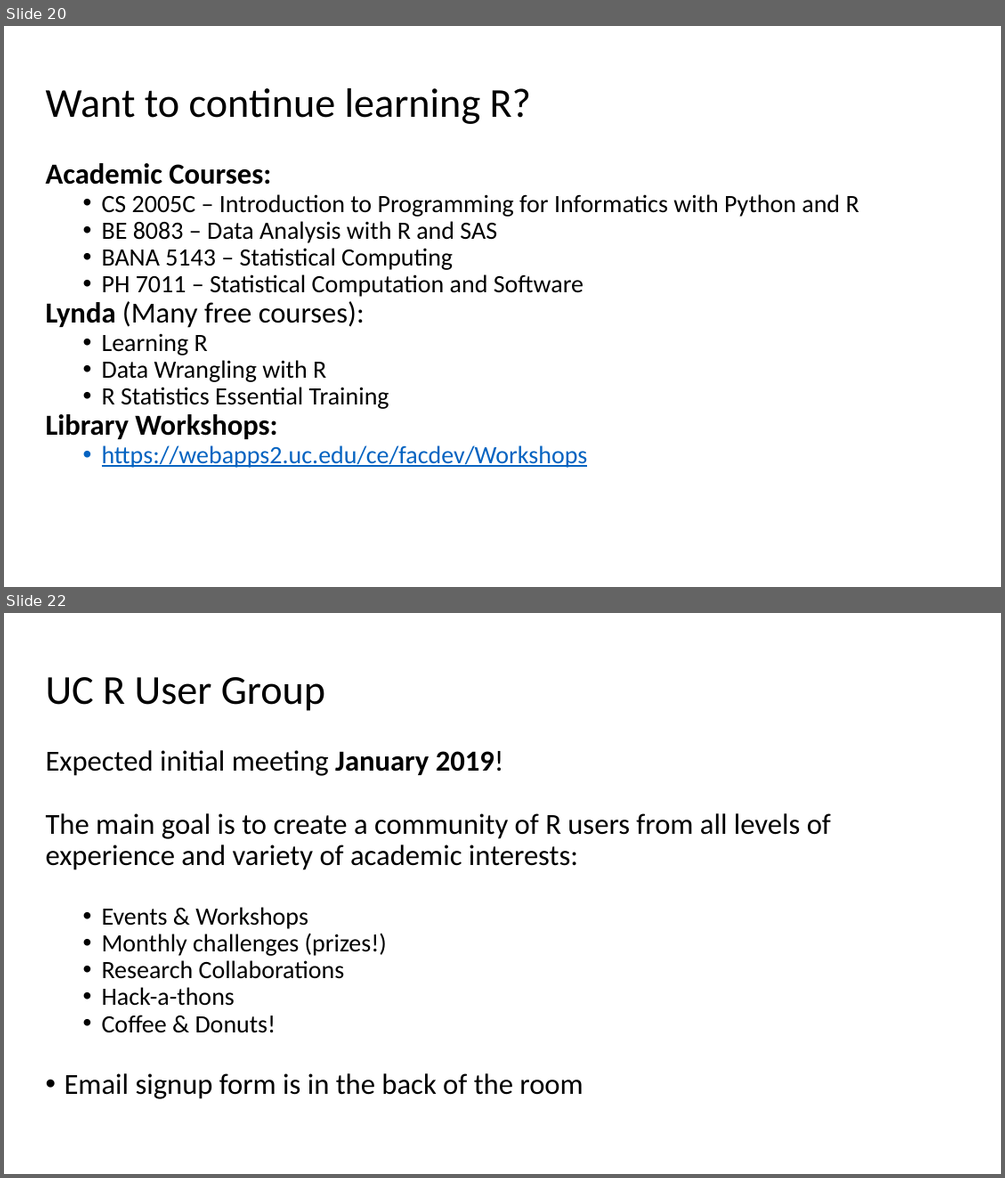
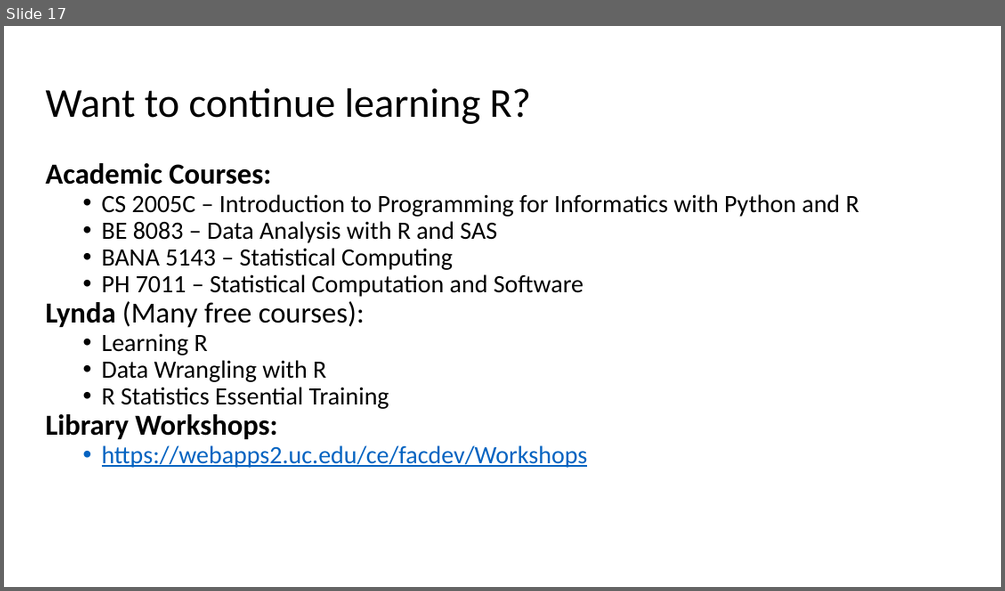
Before and after one commit to RAJohansen/UCL_Workshops, a slide deck: Intro_to_R/Introduction_to_R/Introduction to R.pptx. Shown one above the other, each under a label of ours: slides 20 and 22 before the commit, slide 17 after it; the slides between them are not shown. The pictures are 1005x1178 and 1005x591 pixels, drawn with LibreOffice and Linux fonts; fonts in the diff are those of the drawing. Boxes give left, top, right and bottom in pixels: in the first picture for what was removed or moved away, otherwise in the second. Text is boxed around its words. In the diff, an @@ line names an element or a change of style, - is before the commit and + after.

```diff
--- a/Intro_to_R/Introduction_to_R/Introduction to R.pptx
+++ b/Intro_to_R/Introduction_to_R/Introduction to R.pptx
@@ slide 22 removed at (4, 613, 1001, 1174), background #FFFFFF @@
@@ title removed at (46, 677, 325, 711) @@
-UC R User Group
@@ text removed at (46, 750, 831, 1099) @@
-Expected initial meeting January 2019!
-The main goal is to create a community of R users from all levels of experience and variety of academic interests:
-  • Events & Workshops
-  • Monthly challenges (prizes!)
-  • Research Collaborations
-  • Hack-a-thons
-  • Coffee & Donuts!
-• Email signup form is in the back of the room
@@ what was slide 20 is now slide 17 @@
```
Also in this commit, not shown: 4 slides changed, 3 other slides removed.
